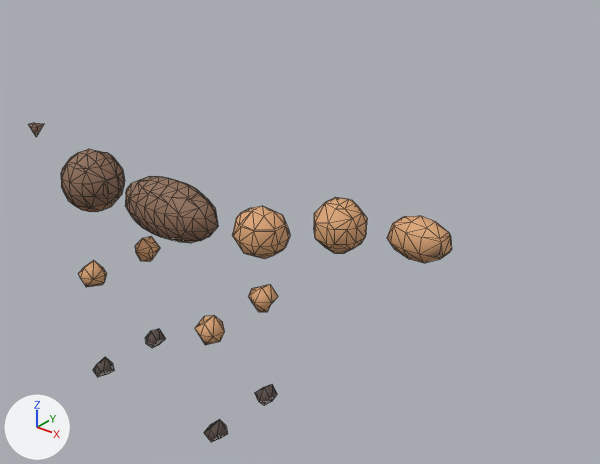
Before and after pictures for a commit that changed the glTF model assets/animals/dog.glb.
Rendered twice from a 50 mm lens placed at (1.051, -0.934, 1.045), pointed at (0.244, 0.074, 0.42). The lights are fixed; the arrows at lower left show +X, +Y and +Z. The older version comes first. Mesh edges are drawn as thin lines.

The older version as bpy lines, for what is in view:
```python
me_mesh = bpy.data.meshes.new('Mesh')
me_mesh.from_pydata(...)  # 536 vertices, 1016 faces; spans x -0.436..0.566, y -0.098..0.098, z 0.018..0.549
me_mesh.materials.append(mat_dogmat)
ob_dog = bpy.data.objects.new('dog', me_mesh)
ob_dog.location = (0.0, 0.0, 0.0)
```
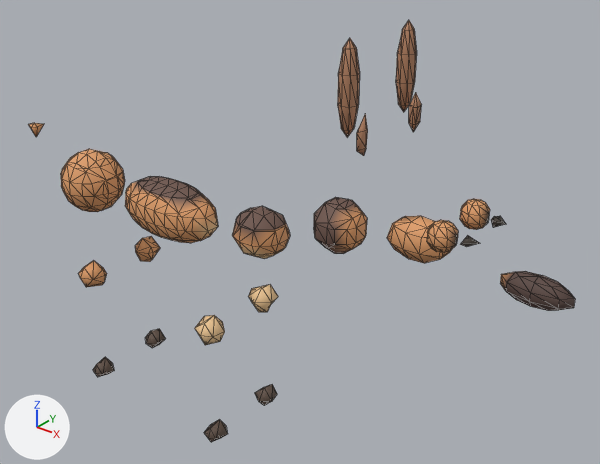
Pixel boxes (x1, y1, x2, y2) of what changed, in the pictures (600 x 464 px):
'dog', reshaped (29% wider, 32% taller): before (28, 123, 452, 442); after (28, 21, 575, 442)
part 1 of me_mesh, added (orange): after (460, 199, 490, 230)
part 2 of me_mesh, added (orange): after (427, 220, 458, 253)
part 3 of me_mesh, added (brown): after (500, 271, 575, 311)
part 4 of me_mesh, added (brown): after (396, 21, 417, 112)
part 5 of me_mesh, added (brown): after (338, 38, 360, 137)
part 6 of me_mesh, added: after (460, 216, 506, 247)
part 7 of me_mesh, added (brown): after (357, 93, 421, 156)
part 8 of me_mesh, recoloured: (28, 123, 451, 345) in both

Edits to the bpy script that builds the scene:
```text
Change me_mesh:
    used by ob_dog; location = (0.0, 0.0, 0.0)
    remove me_mesh.from_pydata(...)  # 536 vertices, 1016 faces; spans x -0.436..0.566, y -0.098..0.098, z 0.018..0.549
    add me_mesh.from_pydata(...)  # 738 vertices, 1384 faces; spans x -0.436..0.751, y -0.098..0.098, z 0.018..0.806
    me_mesh part 1: a new loose piece, a UV sphere (8 segments, 5 rings, poles along z) spanning x 0.559..0.601, y 0.024..0.066, z 0.538..0.582, in mat_dogmat
    me_mesh part 2: a new loose piece, a UV sphere (8 segments, 5 rings, poles along z) spanning x 0.559..0.601, y -0.066..-0.024, z 0.538..0.582, in mat_dogmat
    me_mesh part 3: a new loose piece, a UV sphere (8 segments, 5 rings, poles along z) spanning x 0.649..0.751, y -0.021..0.021, z 0.478..0.522, in mat_dogmat
    me_mesh part 4: a new loose piece, a UV sphere (8 segments, 5 rings, poles along z) spanning x 0.427..0.453, y 0.055..0.085, z 0.673..0.806, in mat_dogmat
    me_mesh part 5: a new loose piece, a UV sphere (8 segments, 5 rings, poles along z) spanning x 0.427..0.453, y -0.085..-0.055, z 0.674..0.806, in mat_dogmat
    me_mesh part 6
    12 vertices are added at x 0.609..0.631, y -0.056..0.056, z 0.551..0.569
    16 new faces join them
    me_mesh part 7
    20 vertices are added at x 0.453..0.467, y -0.081..0.081, z 0.65..0.71
    32 new faces join them
    me_mesh part 8: 1016 kept faces spanning x -0.436..0.566, y -0.098..0.098, z 0.018..0.549 get new vertex colours
```
